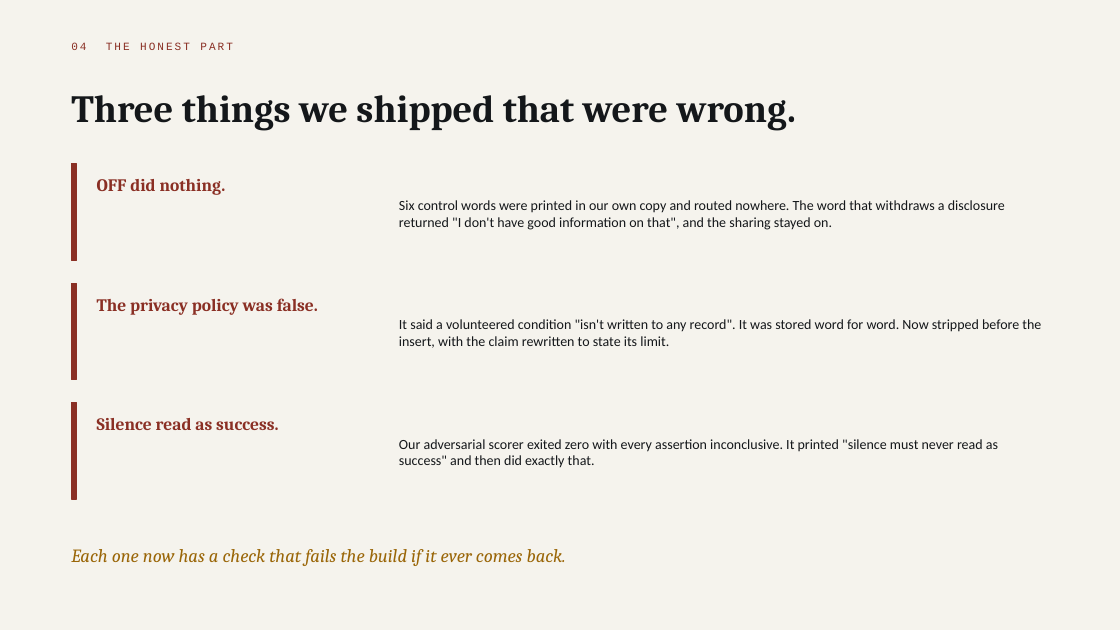
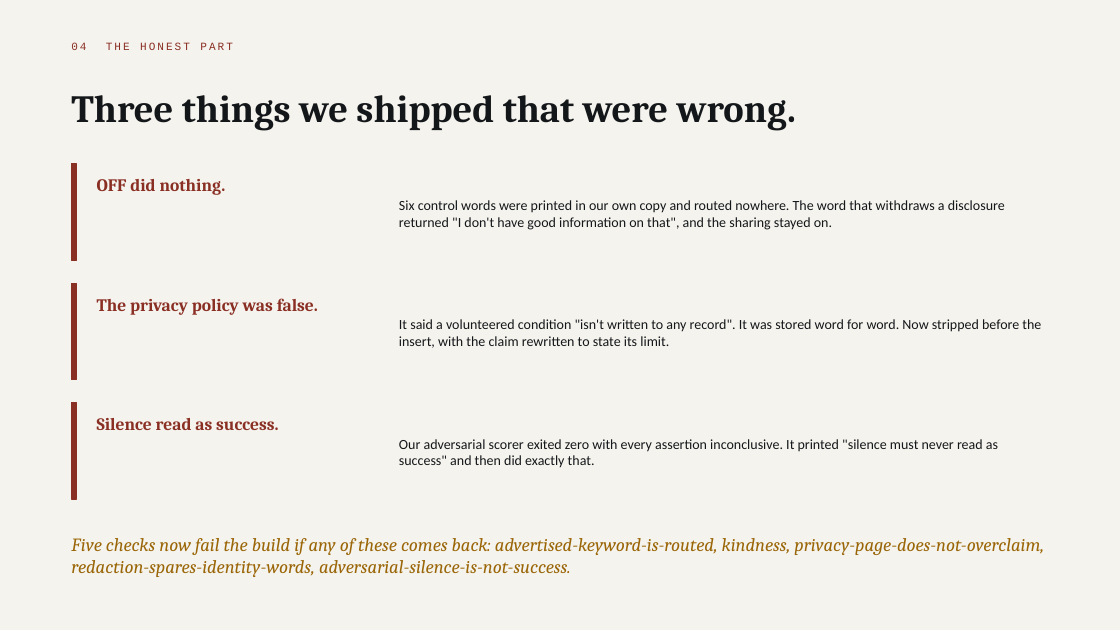
Before and after one commit to parthsevak2/curb-cut, a slide deck: slide 22 of deck/Curb-Cut.pptx. Drawn at 1120x630 pixels with LibreOffice and Linux fonts; fonts in the diff are those of the drawing. Boxes give left, top, right and bottom in pixels: in the first picture for what was removed or moved away, otherwise in the second. Text is boxed around its words. In the diff, an @@ line names an element or a change of style, - is before the commit and + after.

```diff
--- a/deck/Curb-Cut.pptx
+++ b/deck/Curb-Cut.pptx
@@ text at (x1=71, y1=538, x2=1044, y2=577): text changed @@
-Each one now has a check that fails the build if it ever comes back.
+Five checks now fail the build if any of these comes back: advertised-keyword-is-routed, kindness, privacy-page-does-not-overclaim, redaction-spares-identity-words, adversarial-silence-is-not-success.
```
Also in this commit, not shown: 13 other slides changed, 20 other files.
